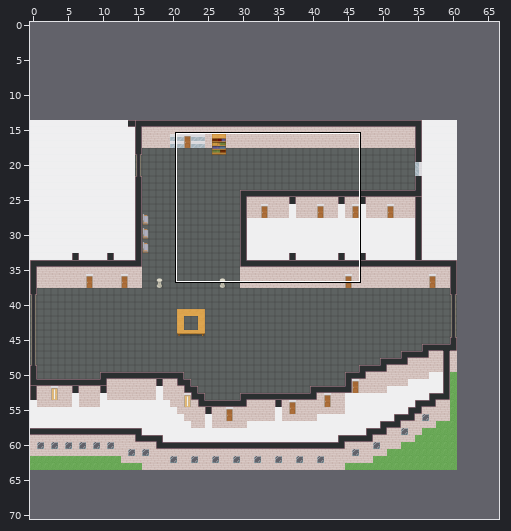
Tiled map (JSON), stored at maps/secretariat.tmj. Above: a wide view before the commit, with the close-up outlined.
Close-up. Earlier state:
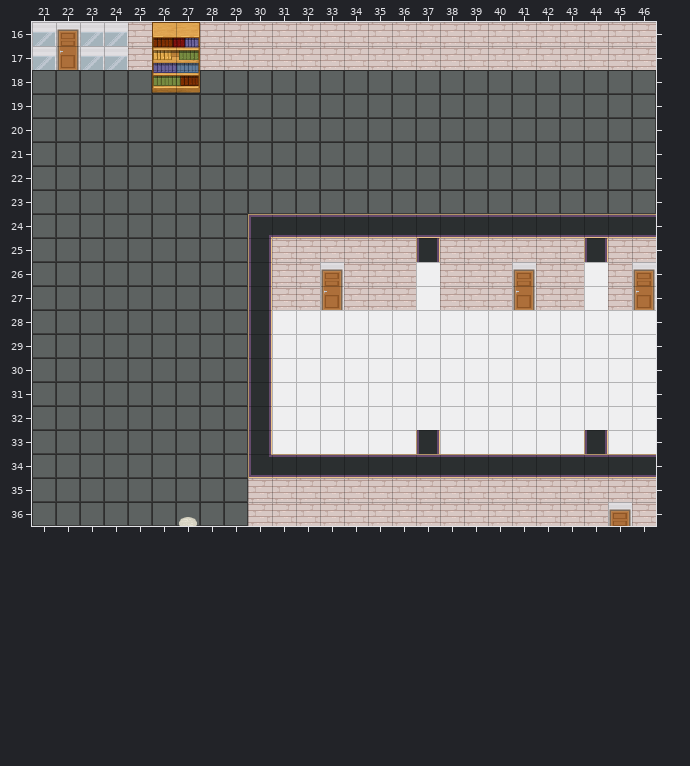
Cells are 32x32 px. Shown: x 21..46, y 16..36. The commit also changed other parts of the map, which this record leaves out. The old version is drawn lined up with the new one.
New version:
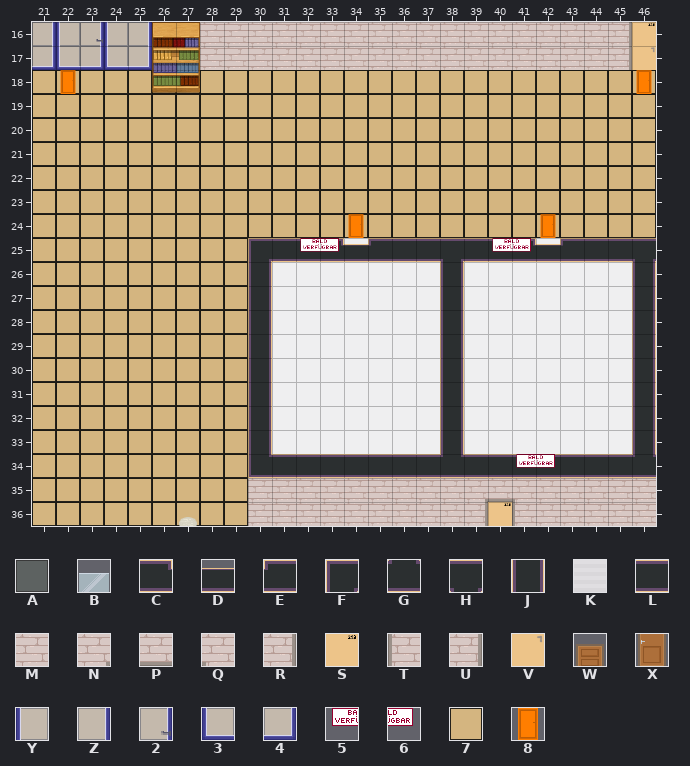
Key: from "Basic-Kachel-32x32": A 0; from "WA_Other_Furniture": B 49; from "WA_Room_Builder": C 18 turned 270, D 43 turned 270, E 68 turned 270, F 93, G 110, H 160, J 293, K 358, L 369, M 393, N 470, P 471, Q 472, R 495, S 496, T 497, U 520, V 521, W 860, X 885, Y 890, Z 891, 2 893, 3 915, 4 916; from "baldVerfuegbar-text": 5 0, 6 1; from "floorNew": 7 0; from "zoneTilesDoor2": 8 0.
_ is an empty cell.
Tiles of an added or newly shown layer are drawn over the layers below it.
See-through tiles are keyed as they look on the map.
Diff:
map size 61x50 -> 67x71 cells (old content now starts at 0,14; both pictures use the new coordinates)
Layer "floor":
Tile A gives way to tile 7 in rows 18 to 23 at x 21 to 46; in rows 24 to 36 at x 21 to 29.
Tile K gives way to tile 7 in rows 16 to 17 at x 21 to 24.
The edit adds tile 7 in rows 16 to 17 at x 25; in row 24 at x 30 to 46.
The edit erases tile K in rows 26 to 27 at x 33 and 41.
Layer "walls":
Tile B gives way to tile 2 in row 16 at x 23.
Tile B gives way to tile 3 in row 17 at x 24.
Tile X gives way to tile 3 in row 17 at x 22.
Tile B gives way to tile 4 in row 17 at x 21 and 23.
Tile M gives way to tile 4 in row 17 at x 25.
Tile M gives way to tile C in row 25 at x 33 and 41.
Tile M gives way to tile D in row 25 at x 34 and 42.
Tile M gives way to tile E in row 25 at x 35 and 43.
Tile J gives way to tile F in row 25 at x 30.
Tile L gives way to tile G in row 34 at x 38 and 46.
Tile M gives way to tile H in row 25 at x 38 and 46.
Tile M gives way to tile J in rows 26 to 27 at x 38.
Tile W gives way to tile J in row 26 at x 46.
Tile X gives way to tile J in row 27 at x 46.
The edit adds tile J in rows 28 to 33 at x 38 and 46.
Tile J gives way to tile L in row 25 at x 37 and 44.
Tile M gives way to tile L in row 25 at x 31 to 32, 36, 39 to 40 and 45.
Tile W gives way to tile M in row 36 at x 45.
Tile M gives way to tile N in row 35 at x 39.
Tile M gives way to tile P in row 35 at x 40.
Tile M gives way to tile Q in row 35 at x 41.
Tile M gives way to tile R in row 16 at x 45; in row 36 at x 39.
Tile M gives way to tile S in row 16 at x 46; in row 36 at x 40.
Tile M gives way to tile T in row 36 at x 41.
Tile M gives way to tile U in row 17 at x 45.
Tile M gives way to tile V in row 17 at x 46.
Tile B gives way to tile Y in row 16 at x 24.
Tile W gives way to tile Y in row 16 at x 22.
Tile B gives way to tile Z in row 16 at x 21.
Tile M gives way to tile Z in row 16 at x 25.
The edit erases tile F in row 24 at x 30.
The edit erases tile J in row 33 at x 37 and 44.
The edit erases tile L in row 24 at x 31 to 46.
The edit erases tile M in rows 26 to 27 at x 31 to 32, 34 to 36, 39 to 40, 42 to 43 and 45.
The edit erases tile W in row 26 at x 33 and 41.
The edit erases tile X in row 27 at x 33 and 41.
Layer "zoneTiles" (added):
The edit adds tile 5 in row 25 at x 32 and 40; in row 34 at x 41.
The edit adds tile 6 in row 25 at x 33 and 41; in row 34 at x 42.
The edit adds tile 8 in row 18 at x 22 and 46; in row 24 at x 34 and 42.
